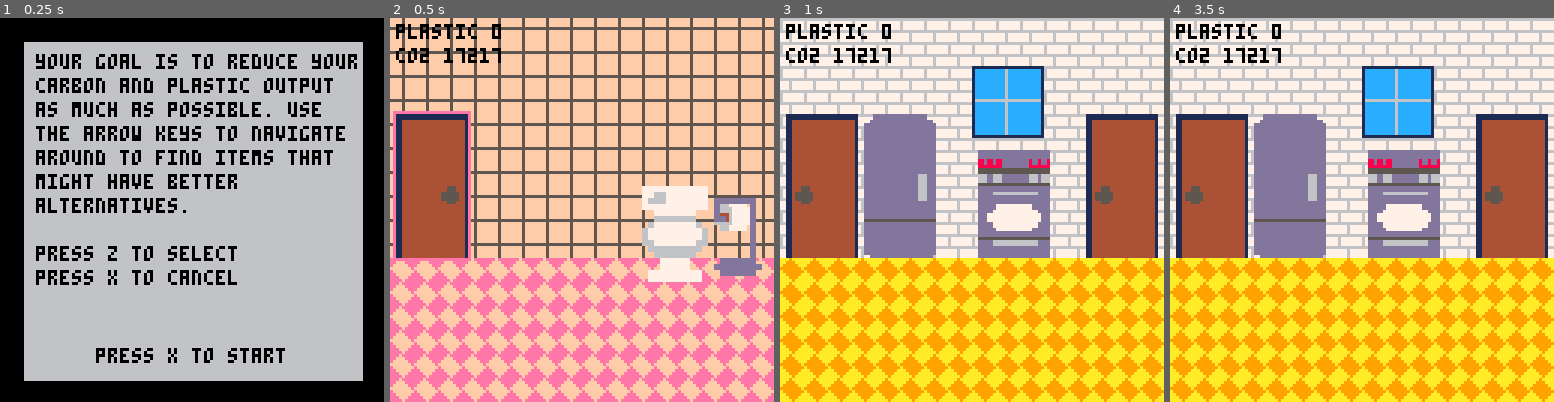
Above: before the commit, frames 1-4 (left to right).
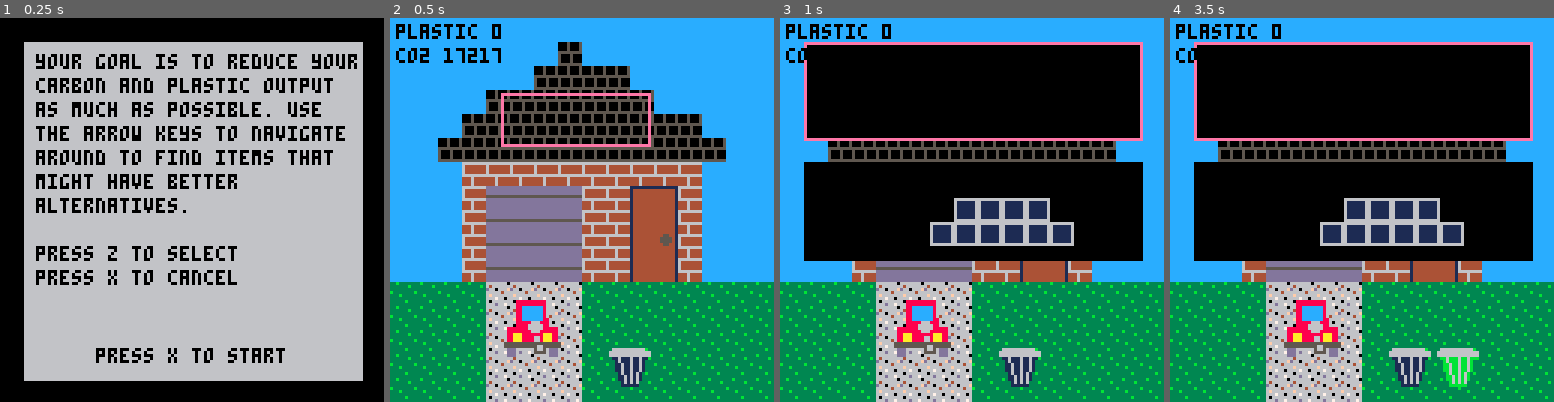
Above: after the commit, the same moments.

Repository: EmilyRagan/senior-project
Game: PICO-8 cartridge carts/home.p8
Two runs of this game, one before a commit and one after it. Both use one fixed random seed, a clock stepped at 60 frames per second and the inputs below.
Inputs:
- Up to frame 1 (0.25 s): no input
- Up to frame 2 (0.5 s): tap X (X key) at 0.33 s
- Up to frame 3 (1 s): tap O (Z key) at 0.7 s
- Up to frame 4 (3.5 s): tap X (X key) at 1.07, 1.85, 2.97 s; hold Right 1.6-2.1 s; tap O (Z key) every 0.4 s from 1.7 to 3.3 s; hold Up 2.15-2.42 s; hold Right 2.47-3.03 s; hold Left from 3.08 s (still down)

Frame 1 is identical in both runs. In frame 2, 96% of the frame differs, in the area x 0-100%, y 0-100%; in frame 3, 99%; in frame 4, 99%.

Commit message:
revert to starting outside, export

Diff:
--- a/carts/home.p8
+++ b/carts/home.p8
@@ -281,7 +281,7 @@
 bathroom_interactives[1]['navigate'] = kitchen_interactives
 
 -- current state of game
-current_scene = bathroom_interactives
+current_scene = outdoor_interactives
 current_index = 1
 current_item = current_scene[current_index]
 
Not shown, changed: _label.png
Not shown, changed: carts/home.html
Not shown, changed: carts/home.js
